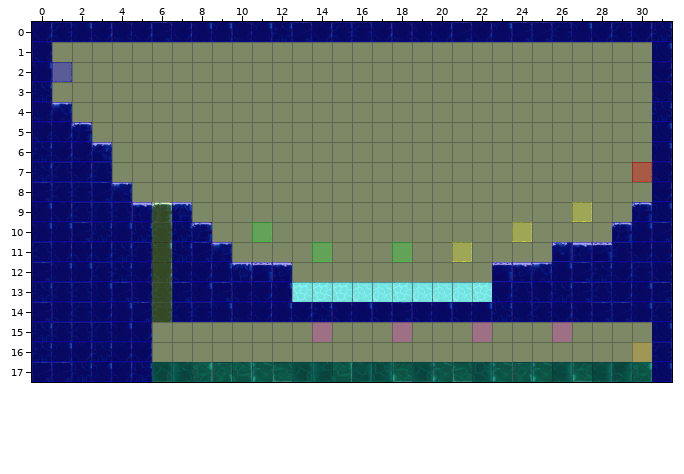
Tiled map, stored at Spellington/src/res/map/mapPlains30.tmx. That is the earlier state.
Cells are 50x50 px. Shown: x 0..31, y 0..17.
After the commit:
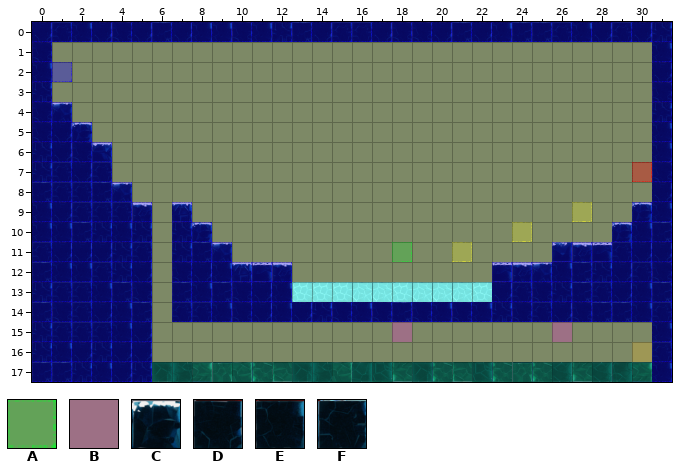
Key: from "collisionTile": A 1, B 9; from "frozenPlainsTile": C 1, D 40, E 41, F 44.
_ is an empty cell.
See-through tiles are keyed as they look on the map.
From old to new:
{"where": "layer \"terrain\""}
{"y":9,"x":6,"old":"C","new":"_"}
{"y":10,"x":6,"old":"F","new":"_"}
{"y":11,"x":6,"old":"E","new":"_"}
{"y":12,"x":6,"old":"D","new":"_"}
{"y":13,"x":6,"old":"F","new":"_"}
{"y":14,"x":6,"old":"F","new":"_"}
{"where": "layer \"event\""}
{"y":10,"x":11,"old":"A","new":"_"}
{"y":11,"x":14,"old":"A","new":"_"}
{"y":15,"x":14,"old":"B","new":"_"}
{"y":15,"x":22,"old":"B","new":"_"}
{"label":"removed","picture_box":[152,202,172,322]}
{"label":"removed","picture_box":[252,222,272,242]}
{"label":"removed","picture_box":[312,242,332,262]}
{"label":"removed","picture_box":[312,322,332,342]}
{"label":"removed","picture_box":[472,322,492,342]}
